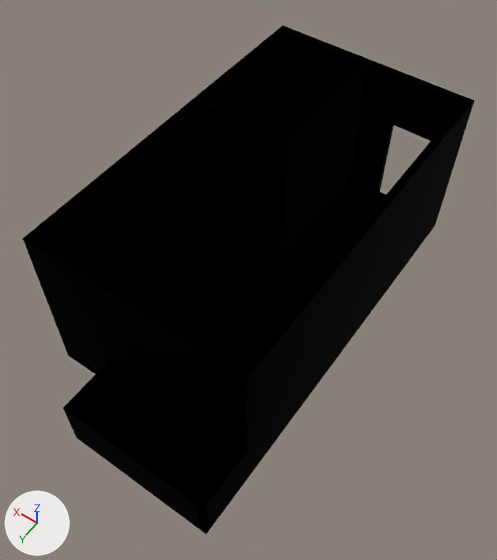
One commit to the glTF model al_1BR.gltf: the scene before it, then after it.
Before and after are seen from a camera (50 mm lens) standing at (-2.68, 10.92, 11.38) and looking at (1.88, 4.54, 1.35). Every picture has the same lights, and +X, +Y and +Z are marked at lower left.
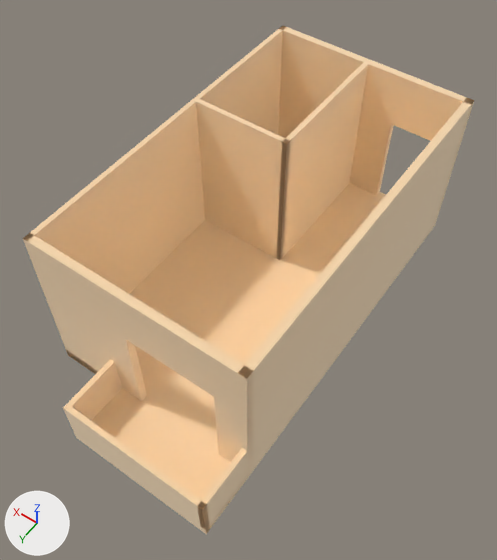
Changed parts and their boxes [x1, y1, x2, y2] in the pictures (497 x 560 px):
'Mesh_9', recoloured: [66, 183, 427, 534] in both
'Mesh_5', recoloured: [24, 26, 285, 294] in both
'Mesh_6', recoloured: [238, 98, 474, 479] in both
'Mesh_7', recoloured: [23, 233, 253, 473] in both
'Mesh_8', recoloured: [278, 25, 473, 225] in both
'Mesh_3', recoloured: [196, 99, 290, 260] in both
'Mesh_4', recoloured: [276, 63, 368, 260] in both
'Mesh_2', recoloured: [67, 407, 209, 534] in both
'Mesh_1', recoloured: [63, 359, 122, 435] in both
'Mesh_0', recoloured: [197, 448, 247, 533] in both

Diff of the bpy script that builds the scene:
```diff
--- a/al_1BR.gltf.py
+++ b/al_1BR.gltf.py
@@ mat_material_0 @@
 mat_material_0 = principled_material('Material_0')
-mat_material_0.base_color = (0.0, 0.0, 0.0)  # black #000000
+mat_material_0.base_color = (1.0, 0.871, 0.678)  # white #fff0d7
 mat_material_0.metallic = 1.0
```
